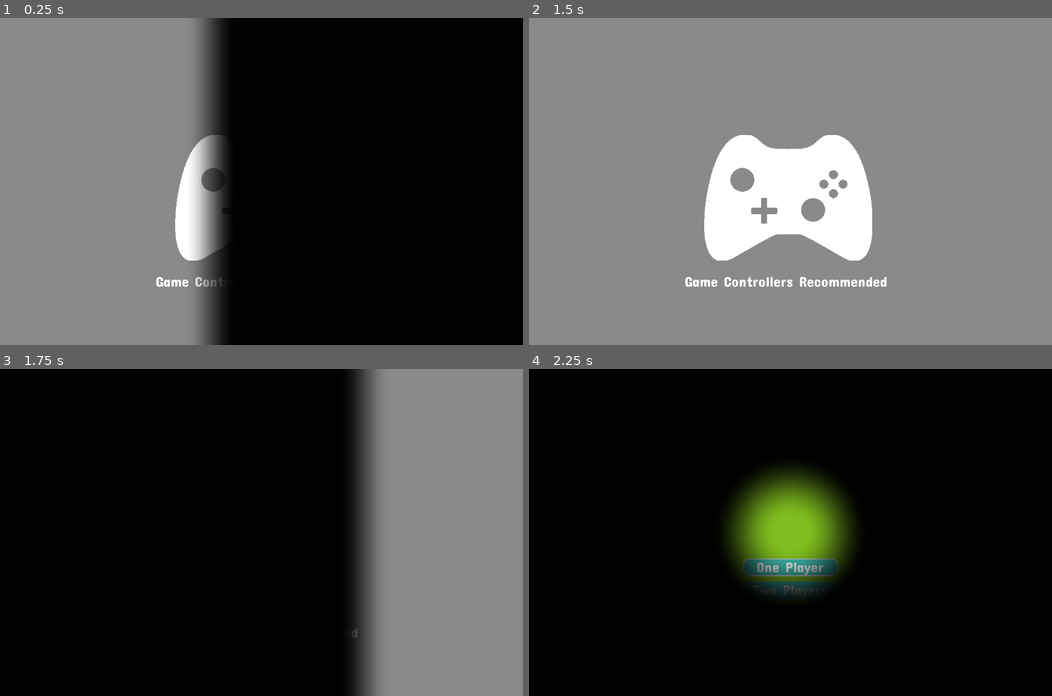
Above: before the commit, frames 1-4 (two rows, left to right).
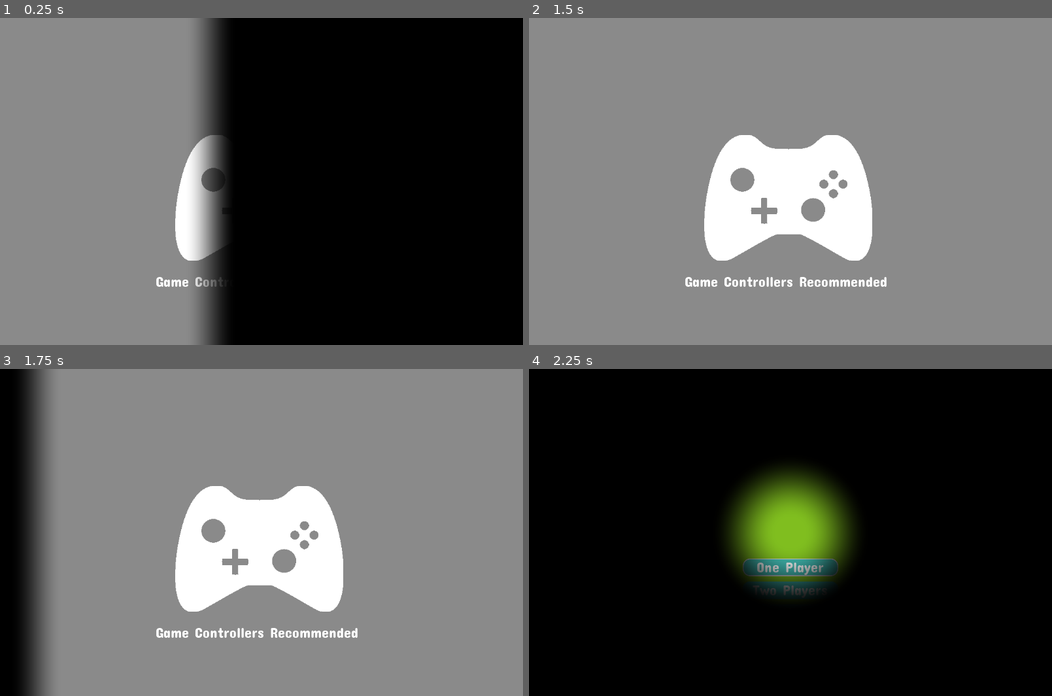
Above: after the commit, the same moments.

Repository: doctor-g/AltNaGaDeMon2021
Game: Godot game, scene res://Screens/Splash/SplashScreen.tscn
Same seed, same stepped clock (60 frames per second), same inputs: the game is played once before the commit and once after it.
Inputs:
- Up to frame 1 (0.25 s): no input
- Up to frame 2 (1.5 s): tap Enter at 1.25 s
- Up to frame 3 (1.75 s): no input
- Up to frame 4 (2.25 s): no input

Frames 1-2 are identical in both runs. In frame 3, 67% of the frame differs, in the area x 4-72%, y 0-100%; in frame 4, nothing differs.

Commit message:
Add HTML5 export
This has been tested locally with a gamepad and seems to work. However,
because audio won't play until the screen is clicked on, a button was
also added to SplashScreen that only shows up in the Web build. Similarly,
the quit button is not shown on the web, because you cannot 'quit'
from an open browser tab.

Diff:
--- a/project/Common/ui_theme.tres
+++ b/project/Common/ui_theme.tres
@@ -1,6 +1,13 @@
-[gd_resource type="Theme" load_steps=11 format=2]
+[gd_resource type="Theme" load_steps=12 format=2]
 
 [ext_resource path="res://Common/ConcertOne-Regular.ttf" type="DynamicFontData" id=1]
+
+[sub_resource type="StyleBoxFlat" id=11]
+bg_color = Color( 0.160784, 0.160784, 0.180392, 1 )
+corner_radius_top_left = 15
+corner_radius_top_right = 15
+corner_radius_bottom_right = 15
+corner_radius_bottom_left = 15
 
 [sub_resource type="StyleBoxFlat" id=2]
 bg_color = Color( 0.25098, 0.705882, 0.67451, 1 )
@@ -67,6 +74,7 @@
 
 [resource]
 default_font = SubResource( 10 )
+Button/styles/disabled = SubResource( 11 )
 Button/styles/focus = SubResource( 2 )
 Button/styles/hover = SubResource( 3 )
 Button/styles/normal = SubResource( 4 )
--- a/project/Screens/MainMenu/MainMenu.gd
+++ b/project/Screens/MainMenu/MainMenu.gd
@@ -3,10 +3,13 @@
 const _WORLD := preload("res://World/World.tscn")
 
 onready var _options_menu := $OptionsMenu
+onready var _quit_button := $ButtonBox/QuitButton
 
 
 func _ready():
 	$ButtonBox/Start1PButton.grab_focus()
+	if OS.get_name()=="HTML5":
+		_quit_button.visible = false
 
 
 func _on_Start1PButton_pressed():
--- a/project/Screens/Splash/SplashScreen.gd
+++ b/project/Screens/Splash/SplashScreen.gd
@@ -1,5 +1,22 @@
 extends Control
 
-func _on_AnimationPlayer_animation_finished(_anim_name):
+onready var _ready_button := $ReadyButton
+onready var _anim_player := $AnimationPlayer
+
+func _ready():
+	_ready_button.visible = OS.get_name()=="HTML5"
+
+
+func _wipe_out_if_not_html5()->void:
+	if not OS.get_name()=="HTML5":
+		_anim_player.play("wipe-out")
+
+
+func _go_to_main_menu():
 	# warning-ignore:return_value_discarded
 	get_tree().change_scene("res://Screens/MainMenu/MainMenu.tscn")
+
+
+func _on_ReadyButton_pressed():
+	_ready_button.disabled=true
+	_anim_player.play("wipe-out")
--- a/project/Screens/Splash/SplashScreen.tscn
+++ b/project/Screens/Splash/SplashScreen.tscn
@@ -27,34 +27,6 @@
 shader_param/hide_slider = 0.0
 shader_param/smoothing = 0.1
 
-[sub_resource type="Animation" id=3]
-resource_name = "OverlayAnimation"
-length = 2.0
-tracks/0/type = "value"
-tracks/0/path = NodePath("Overlay:material:shader_param/reveal_slider")
-tracks/0/interp = 1
-tracks/0/loop_wrap = true
-tracks/0/imported = false
-tracks/0/enabled = true
-tracks/0/keys = {
-"times": PoolRealArray( 0, 0.4 ),
-"transitions": PoolRealArray( 2.21914, 2.21914 ),
-"update": 0,
-"values": [ 0.0, 1.0 ]
-}
-tracks/1/type = "value"
-tracks/1/path = NodePath("Overlay:material:shader_param/hide_slider")
-tracks/1/interp = 1
-tracks/1/loop_wrap = true
-tracks/1/imported = false
-tracks/1/enabled = true
-tracks/1/keys = {
-"times": PoolRealArray( 0, 1.6, 2 ),
-"transitions": PoolRealArray( 1, 0.34151, 0.34151 ),
-"update": 0,
-"values": [ 0.0, 0.0, 1.0 ]
-}
-
 [sub_resource type="Animation" id=4]
 length = 0.001
 tracks/0/type = "value"
@@ -80,6 +52,66 @@
 "transitions": PoolRealArray( 1 ),
 "update": 0,
 "values": [ 0.0 ]
+}
+
+[sub_resource type="Animation" id=3]
+resource_name = "wipe-in"
+length = 1.6
+tracks/0/type = "value"
+tracks/0/path = NodePath("Overlay:material:shader_param/reveal_slider")
+tracks/0/interp = 1
+tracks/0/loop_wrap = true
+tracks/0/imported = false
+tracks/0/enabled = true
+tracks/0/keys = {
+"times": PoolRealArray( 0, 0.4 ),
+"transitions": PoolRealArray( 2.21914, 2.21914 ),
+"update": 0,
+"values": [ 0.0, 1.0 ]
+}
+tracks/1/type = "method"
+tracks/1/path = NodePath(".")
+tracks/1/interp = 1
+tracks/1/loop_wrap = true
+tracks/1/imported = false
+tracks/1/enabled = true
+tracks/1/keys = {
+"times": PoolRealArray( 1.6 ),
+"transitions": PoolRealArray( 1 ),
+"values": [ {
+"args": [  ],
+"method": "_wipe_out_if_not_html5"
+} ]
+}
+
+[sub_resource type="Animation" id=5]
+resource_name = "wipe-out"
+length = 0.4
+tracks/0/type = "method"
+tracks/0/path = NodePath(".")
+tracks/0/interp = 1
+tracks/0/loop_wrap = true
+tracks/0/imported = false
+tracks/0/enabled = true
+tracks/0/keys = {
+"times": PoolRealArray( 0.4 ),
+"transitions": PoolRealArray( 1 ),
+"values": [ {
+"args": [  ],
+"method": "_go_to_main_menu"
+} ]
+}
+tracks/1/type = "value"
+tracks/1/path = NodePath("Overlay:material:shader_param/hide_slider")
+tracks/1/interp = 1
+tracks/1/loop_wrap = true
+tracks/1/imported = false
+tracks/1/enabled = true
+tracks/1/keys = {
+"times": PoolRealArray( 0, 0.4 ),
+"transitions": PoolRealArray( 1.93187, 1.93187 ),
+"update": 0,
+"values": [ 0.0, 1.0 ]
 }
 
 [node name="SplashScreen" type="Control"]
@@ -113,18 +145,34 @@
 position = Vector2( 555, 385 )
 texture = ExtResource( 2 )
 
+[node name="ReadyButton" type="Button" parent="."]
+anchor_left = 0.5
+anchor_top = 1.0
+anchor_right = 0.5
+anchor_bottom = 1.0
+margin_left = -64.0
+margin_top = -59.0
+margin_right = 57.0
+margin_bottom = -21.0
+text = "Ready"
+__meta__ = {
+"_edit_use_anchors_": false
+}
+
 [node name="Overlay" type="ColorRect" parent="."]
 material = SubResource( 2 )
 anchor_right = 1.0
 anchor_bottom = 1.0
+mouse_filter = 2
 color = Color( 0, 0, 0, 1 )
 __meta__ = {
 "_edit_use_anchors_": false
 }
 
 [node name="AnimationPlayer" type="AnimationPlayer" parent="."]
-autoplay = "OverlayAnimation"
-anims/OverlayAnimation = SubResource( 3 )
+autoplay = "wipe-in"
 anims/RESET = SubResource( 4 )
+anims/wipe-in = SubResource( 3 )
+anims/wipe-out = SubResource( 5 )
 
-[connection signal="animation_finished" from="AnimationPlayer" to="." method="_on_AnimationPlayer_animation_finished"]
+[connection signal="pressed" from="ReadyButton" to="." method="_on_ReadyButton_pressed"]
Not shown: 1 places in project/Screens/Splash/SplashScreen.tscn that only renumber resources
Not shown, changed: project/export_presets.cfg
